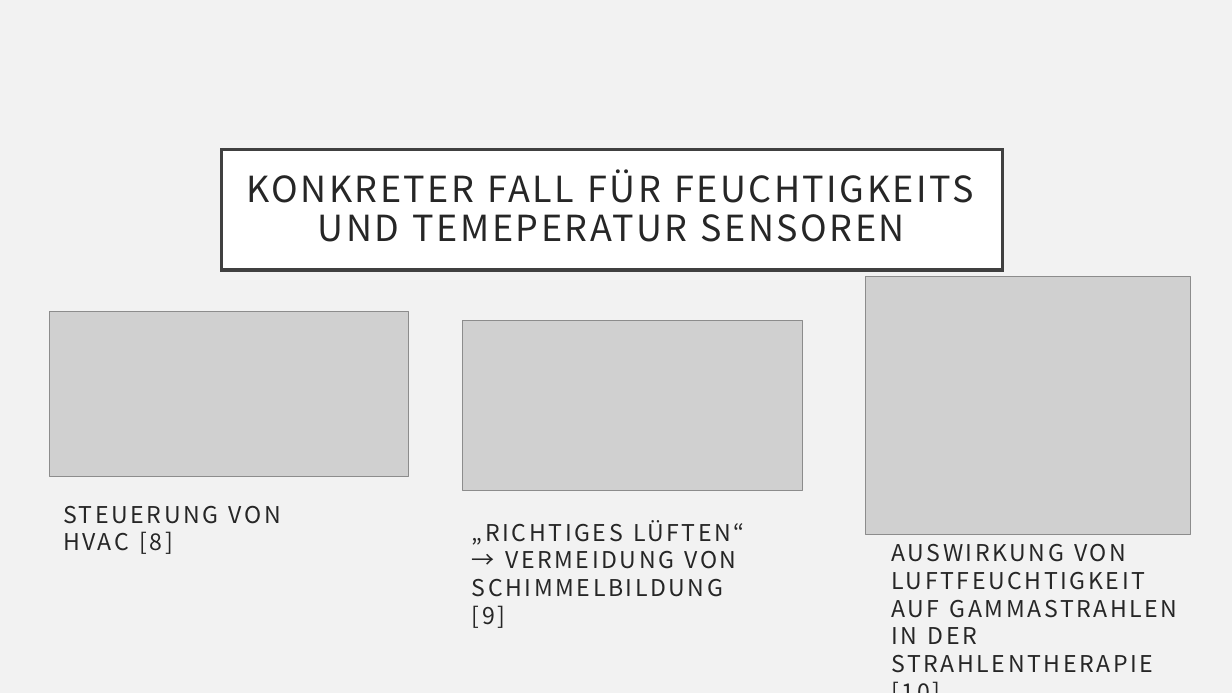
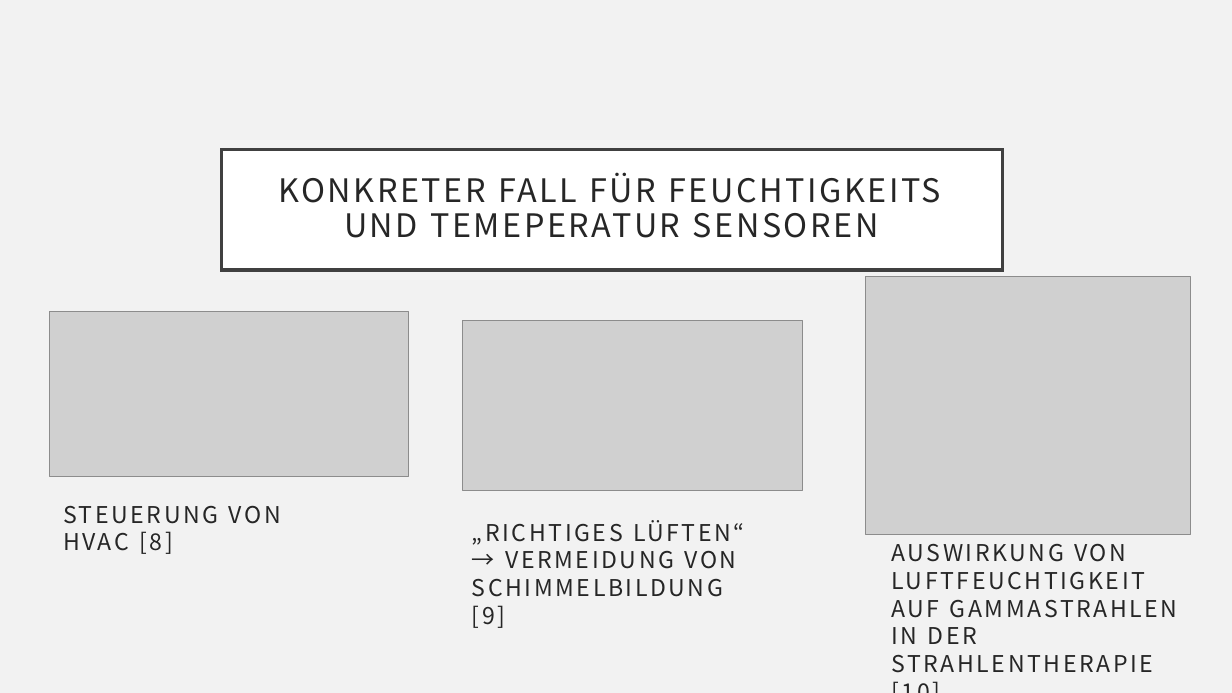
Before and after one commit to ProjektlaborEmbeddedSecurity/Presentation, a slide deck: slide 6 of PES.pptx. Drawn at 1232x693 pixels with LibreOffice and Linux fonts; fonts in the diff are those of the drawing; grey boxes stand for pictures; background and template pictures are left out. Boxes give left, top, right and bottom in pixels: in the first picture for what was removed or moved away, otherwise in the second. Text is boxed around its words. In the diff, an @@ line names an element or a change of style, - is before the commit and + after.

```diff
--- a/PES.pptx
+++ b/PES.pptx
@@ title "KONKRETER FALL FÜR FEUCHTIGKEITS UND ..." at (221, 150, 1002, 270): size 28 to 25.2 pt @@
```
Also in this commit, not shown: 2 slides added.
